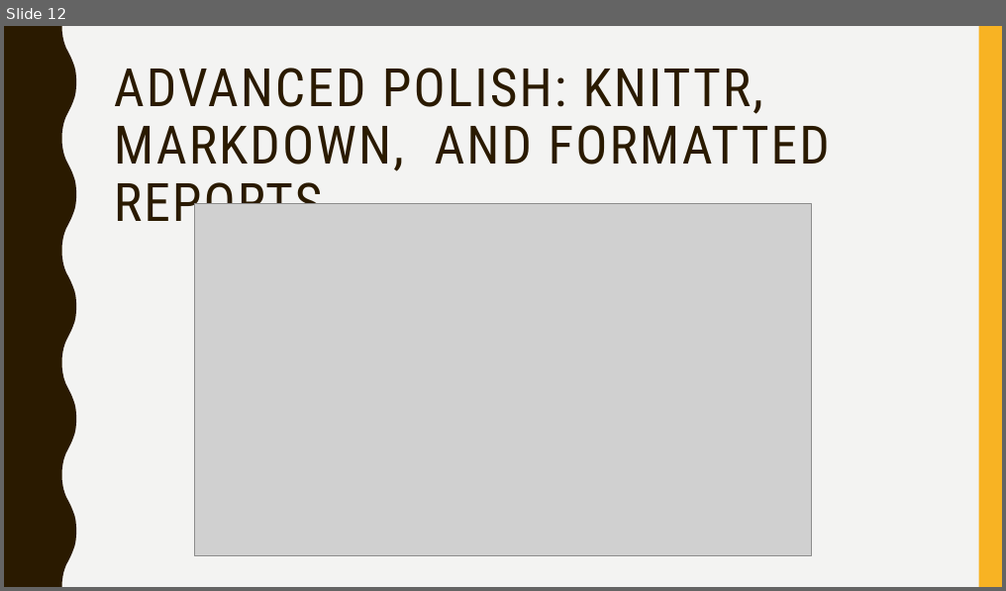
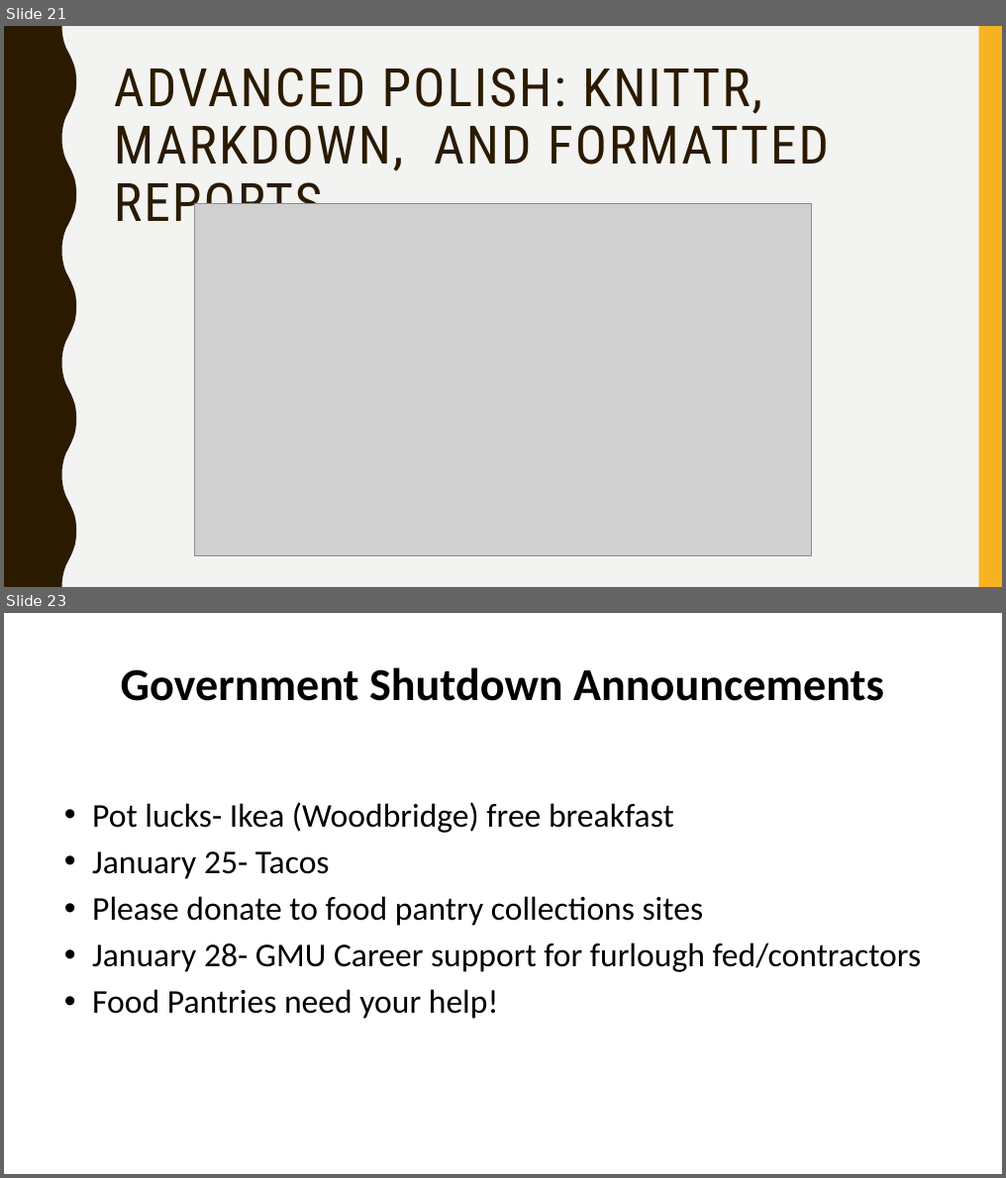
Before and after one commit to MDshuey/Tutorials, a slide deck: tidyverse.pptm. Shown one above the other, each under a label of ours: slide 12 before the commit, slides 21 and 23 after it; the slides between them are not shown. The pictures are 1006x591 and 1006x1178 pixels, drawn with LibreOffice and Linux fonts; fonts in the diff are those of the drawing; grey boxes stand for pictures. Boxes give left, top, right and bottom in pixels: in the first picture for what was removed or moved away, otherwise in the second. Text is boxed around its words. In the diff, an @@ line names an element or a change of style, - is before the commit and + after.

```diff
--- a/tidyverse.pptm
+++ b/tidyverse.pptm
@@ slide 23 added at bbox=[4, 613, 1002, 1174], background #FFFFFF @@
@@ text added at bbox=[121, 667, 884, 701], 44 pt, text #000000, bold @@
+Government Shutdown Announcements
@@ text added at bbox=[92, 802, 922, 1019], 32 pt, text #000000 @@
+• Pot lucks- Ikea (Woodbridge) free breakfast
+• January 25- Tacos
+• Please donate to food pantry collections sites
+• January 28- GMU Career support for furlough fed/contractors
+• Food Pantries need your help!
@@ what was slide 12 is now slide 21 @@
```
Also in this commit, not shown: 11 other slides changed, 10 other slides added, 2 slides removed, 2 other files.
